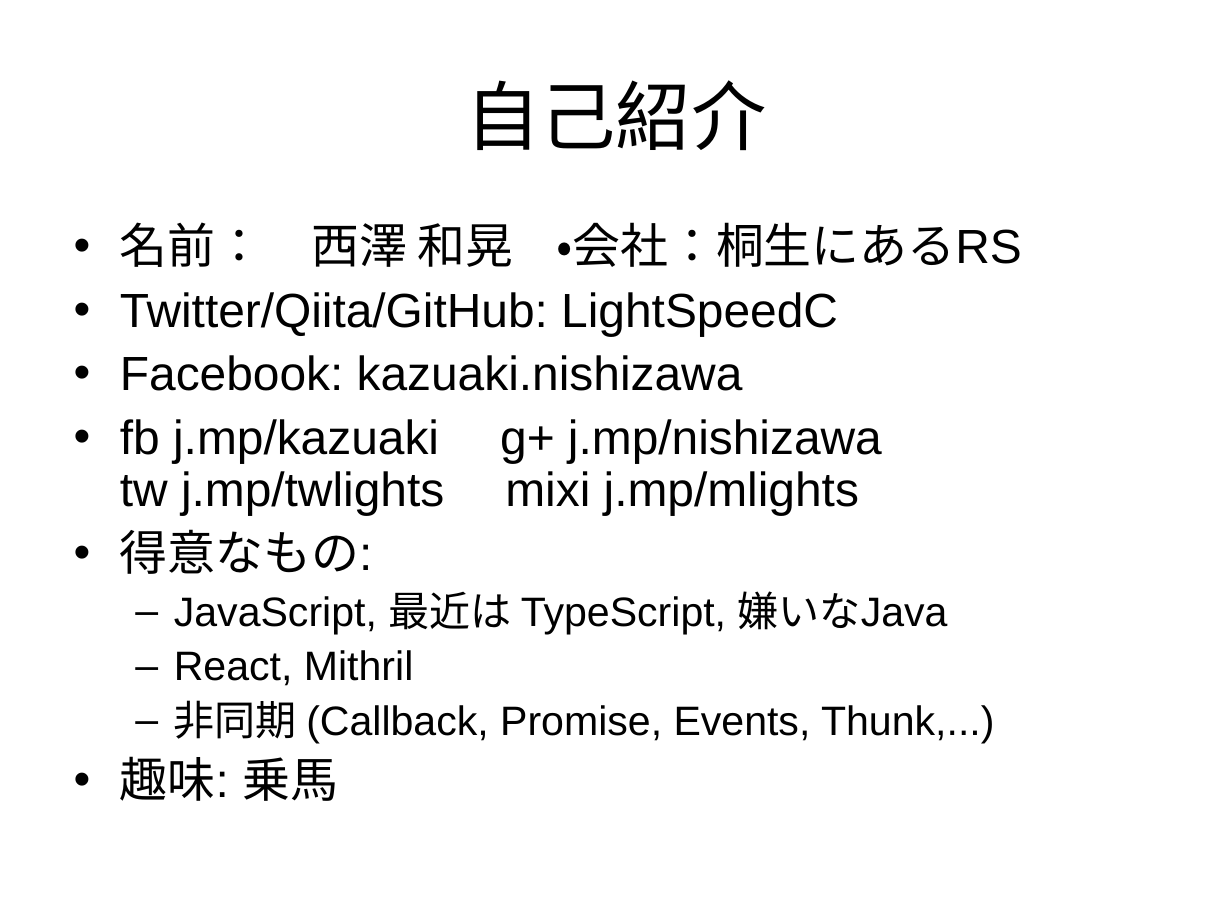
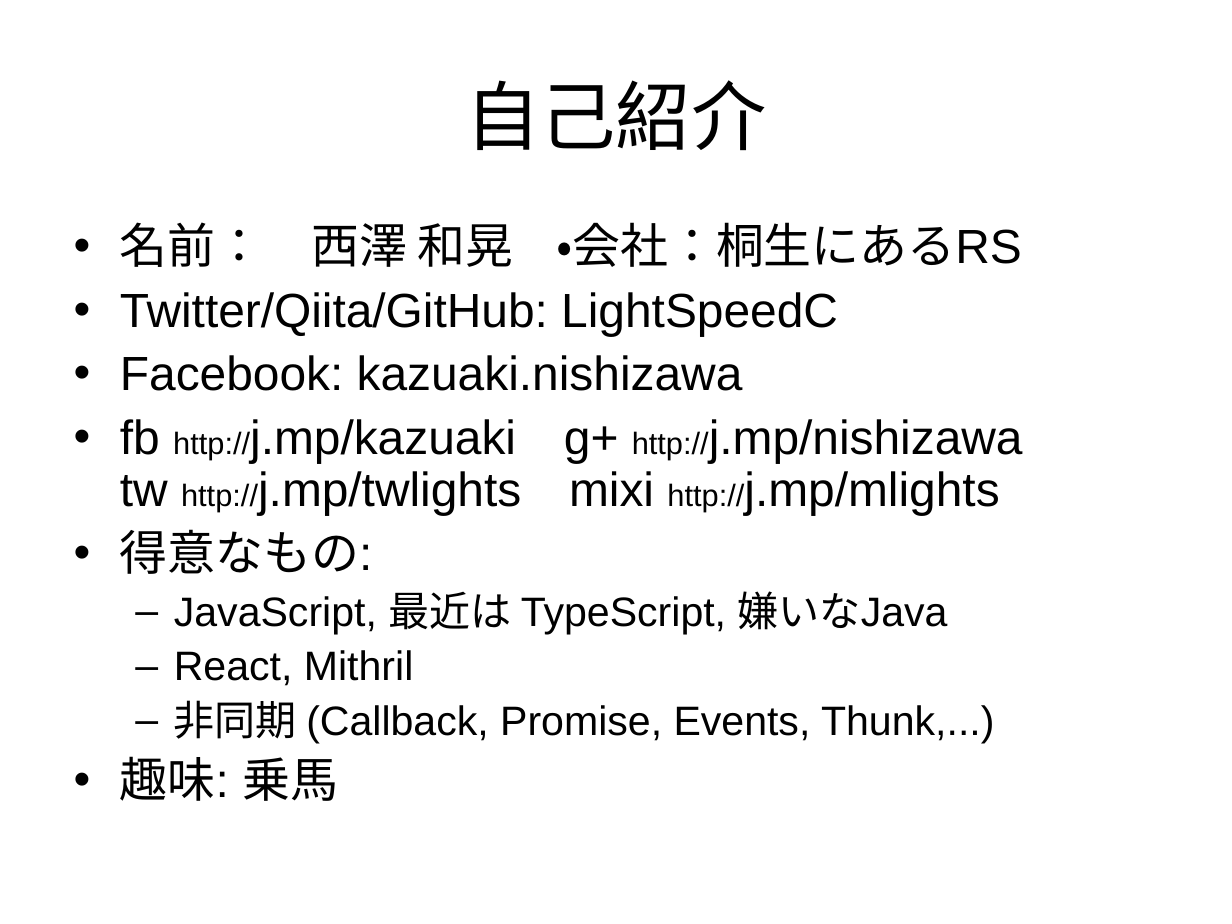
Before and after one commit to LightSpeedC/electron-mithril-async-file-search, a slide deck: slide 2 of doc/electron-mithril-async-file-search.ppt. Drawn at 1232x924 pixels with LibreOffice and Linux fonts; fonts in the diff are those of the drawing. Boxes give left, top, right and bottom in pixels: in the first picture for what was removed or moved away, otherwise in the second. Text is boxed around its words. In the diff, an @@ line names an element or a change of style, - is before the commit and + after.

```diff
--- a/doc/electron-mithril-async-file-search.ppt
+++ b/doc/electron-mithril-async-file-search.ppt
@@ text at [120,419,1023,515]: text changed @@
-• fb j.mp/kazuaki g+ j.mp/nishizawa
-  tw j.mp/twlights mixi j.mp/mlights
+• fb http://j.mp/kazuaki g+ http://j.mp/nishizawa
+  tw http://j.mp/twlights mixi http://j.mp/mlights
```
Also in this commit, not shown: 3 other slides changed, 1 slide added, 1 other file.
